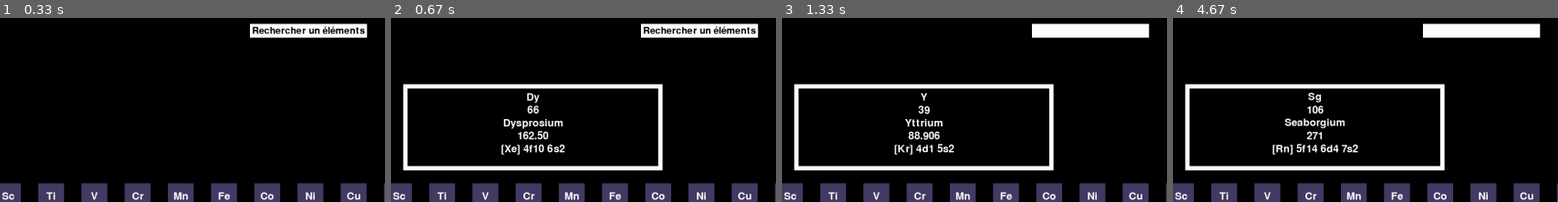
Above: before the commit, frames 1-4 (left to right).
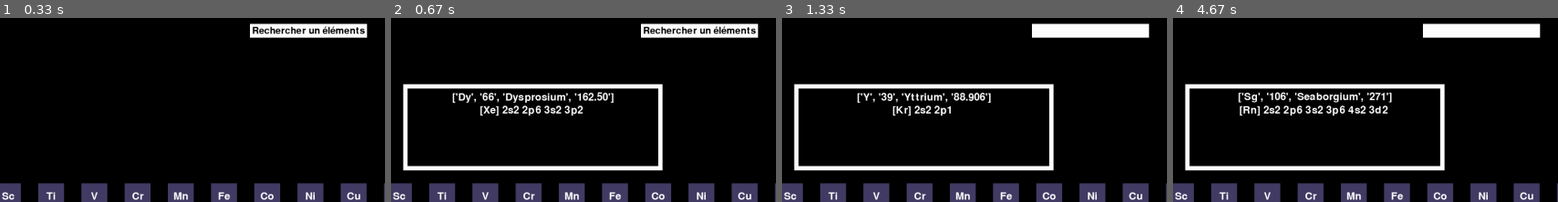
Above: after the commit, the same moments.

Repository: Dwikso/Pygame-Chimie
Game: pygame game, started from init.py
Same seed, same stepped clock (60 frames per second), same inputs: the game is played once before the commit and once after it.
Inputs (mouse positions are % of the whole screen's width and height, from its top left):
- Up to frame 1 (0.33 s): no input
- Up to frame 2 (0.67 s): press the mouse at (28, 59) at 0.37 s; move the mouse to (46, 71) at 0.47 s; release the mouse at (64, 84) at 0.6 s
- Up to frame 3 (1.33 s): click (92, 99) at 0.72 s; click (15, 54) at 1.05 s
- Up to frame 4 (4.67 s): click (53, 72) at 1.38 s; click (75, 49) at 1.72 s; press the mouse at (75, 49) at 2.03 s; move the mouse to (75, 43) at 2.13 s; release the mouse at (76, 37) at 2.27 s; press the mouse at (75, 49) at 2.37 s; move the mouse to (76, 39) at 2.47 s; release the mouse at (77, 29) at 2.6 s; press the mouse at (75, 49) at 2.7 s; move the mouse to (52, 43) at 2.8 s; release the mouse at (30, 37) at 2.93 s; click (37, 92) at 3.05 s; click (75, 42) at 3.38 s; click (90, 56) at 3.72 s; click (73, 97) at 4.05 s; click (32, 76) at 4.38 s
The pictures show only the part of the screen within x 12-62%, y 0-50%; the shares and areas given below are measured in that part.

Frame 1 is identical in both runs. In frame 2, 3.0% of the frame differs, in the area x 15-58%, y 40-75%; in frame 3, 2.3%; in frame 4, 3.3%, in the area x 16-57%, y 40-75%.

Commit message:
Suppresion des couches electroniques dans la liste elm_chimiques et ajout d'une fonction pour le trouver

Diff:
--- a/init.py
+++ b/init.py
@@ -40,124 +40,124 @@
 
 #Dico contenant tout les informations
 element_chimiques = {
-    (0, 0): ["H", "1", "Hydrogène", "1.0078", "1s1"],
-    (17, 0): ["He", "2", "Hélium", "4.0026", "1s2"],
-    (0, 1): ["Li", "3", "Lithium", "6.941", "[He] 2s1"],
-    (1, 1): ["Be", "4", "Béryllium", "9.0122", "[He] 2s1"],
-    (12, 1): ["B", "5", "Bore", "10.81", "[He] 2s2 2p1"],
-    (13, 1): ["C", "6", "Carbone", "12.011", "[He] 2s2 2p2"],
-    (14, 1): ["N", "7", "Azote", "14.007", "[He] 2s2 2p3"],
-    (15, 1): ["O", "8", "Oxygène", "15.999", "[He] 2s2 2p4"],
-    (16, 1): ["F", "9", "Fluor", "18.998", "[He] 2s2 2p5"],
-    (17, 1): ["Ne", "10", "Néon", "20.180", "[He] 2s2 2p6"],
-    (0, 2): ["Na", "11", "Sodium", "22.990", "[Ne] 3s1"],
-    (1, 2): ["Mg", "12", "Magnésium", "24.305", "[Ne] 3s2"],
-    (12, 2): ["Al", "13", "Aluminium", "26.982", "[Ne] 3s2 3p1"],
-    (13, 2): ["Si", "14", "Silicium", "28.085", "[Ne] 3s2 3p2"],
-    (14, 2): ["P", "15", "Phosphore", "30.974", "[Ne] 3s2 3p3"],
-    (15, 2): ["S", "16", "Soufre", "32.06", "[Ne] 3s2 3p4"],
-    (16, 2): ["Cl", "17", "Chlore", "35.45", "[Ne] 3s2 3p5"],
-    (17, 2): ["Ar", "18", "Argon", "39.948", "[Ne] 3s2 3p6"],
-    (0, 3): ["K", "19", "Potassium", "39.098", "[Ar] 4s1"],
-    (1, 3): ["Ca", "20", "Calcium", "40.078", "[Ar] 4s2"],
-    (2, 3): ["Sc", "21", "Scandium", "44.956", "[Ar] 3d1 4s2"],
-    (3, 3): ["Ti", "22", "Titane", "47.867", "[Ar] 3d2 4s2"],
-    (4, 3): ["V", "23", "Vanadium", "50.942", "[Ar] 3d3 4s2"],
-    (5, 3): ["Cr", "24", "Chrome", "51.996", "[Ar] 3d4 4s2"],
-    (6, 3): ["Mn", "25", "Manganèse", "54.938", "[Ar] 3d5 4s2"],
-    (7, 3): ["Fe", "26", "Fer", "55.845", "[Ar] 3d6 4s2"],
-    (8, 3): ["Co", "27", "Cobalt", "58.933", "[Ar] 3d7 4s2"],
-    (9, 3): ["Ni", "28", "Nickel", "58.693", "[Ar] 3d8 4s2"],
-    (10, 3): ["Cu", "29", "Cuivre", "63.546", "[Ar] 3d9 4s2"],
-    (11, 3): ["Zn", "30", "Zinc", "65.38", "[Ar] 3d10 4s2"],
-    (12, 3): ["Ga", "31", "Gallium", "69.723", "[Ar] 3d10 4s2 4p1"],
-    (13, 3): ["Ge", "32", "Germanium", "72.630", "[Ar] 3d10 4s2 4p2"],
-    (14, 3): ["As", "33", "Arsenic", "74.922", "[Ar] 3d10 4s2 4p3"],
-    (15, 3): ["Se", "34", "Sélénium", "78.971", "[Ar] 3d10 4s2 4p4"],
-    (16, 3): ["Br", "35", "Brome", "79.904", "[Ar] 3d10 4s2 4p5"],
-    (17, 3): ["Kr", "36", "Krypton", "83.798", "[Ar] 3d10 4s2 4p6"],
-    (0, 4): ["Rb", "37", "Rubidium", "85.468", "[Kr] 5s1"],
-    (1, 4): ["Sr", "38", "Strontium", "87.62", "[Kr] 5s2"],
-    (2, 4): ["Y", "39", "Yttrium", "88.906", "[Kr] 4d1 5s2"],
-    (3, 4): ["Zr", "40", "Zirconium", "91.224", "[Kr] 4d2 5s2"],
-    (4, 4): ["Nb", "41", "Niobium", "92.906", "[Kr] 4d3 5s2"],
-    (5, 4): ["Mo", "42", "Molybdène", "95.95", "[Kr] 4d4 5s2"],
-    (6, 4): ["Tc", "43", "Technétium", "98", "[Kr] 4d5 5s2"],
-    (7, 4): ["Ru", "44", "Ruthénium", "101.07", "[Kr] 4d6 5s2"],
-    (8, 4): ["Rh", "45", "Rhodium", "102.91", "[Kr] 4d7 5s2"],
-    (9, 4): ["Pd", "46", "Palladium", "106.42", "[Kr] 4d8 5s2"],
-    (10, 4): ["Ag", "47", "Argent", "107.87", "[Kr] 4d9 5s2"],
-    (11, 4): ["Cd", "48", "Cadmium", "112.41", "[Kr] 4d10 5s2"],
-    (12, 4): ["In", "49", "Indium", "114.82", "[Kr] 4d10 5s2 5p1"],
-    (13, 4): ["Sn", "50", "Étain", "118.71", "[Kr] 4d10 5s2 5p2"],
-    (14, 4): ["Sb", "51", "Antimoine", "121.76", "[Kr] 4d10 5s2 5p3"],
-    (15, 4): ["Te", "52", "Tellure", "127.60", "[Kr] 4d10 5s2 5p4"],
-    (16, 4): ["I", "53", "Iode", "126.90", "[Kr] 4d10 5s2 5p5"],
-    (17, 4): ["Xe", "54", "Xénon", "131.29", "[Kr] 4d10 5s2 5p6"],
-    (0, 5): ["Cs", "55", "Césium", "132.91", "[Xe] 6s1"],
-    (1, 5): ["Ba", "56", "Baryum", "137.33", "[Xe] 6s2"],
-    (2, 7): ["La", "57", "Lanthane", "138.91", "[Xe] 5d1 6s2"],
-    (3, 5): ["Hf", "72", "Hafnium", "178.49", "[Xe] 4f14 5d2 6s2"],
-    (4, 5): ["Ta", "73", "Tantale", "180.95", "[Xe] 4f14 5d3 6s2"],
-    (5, 5): ["W", "74", "Tungstène", "183.84", "[Xe] 4f14 5d4 6s2"],
-    (6, 5): ["Re", "75", "Rhénium", "186.21", "[Xe] 4f14 5d5 6s2"],
-    (7, 5): ["Os", "76", "Osmium", "190.23", "[Xe] 4f14 5d6 6s2"],
-    (8, 5): ["Ir", "77", "Iridium", "192.22", "[Xe] 4f14 5d7 6s2"],
-    (9, 5): ["Pt", "78", "Platine", "195.08", "[Xe] 4f14 5d9 6s1"],
-    (10, 5): ["Au", "79", "Or", "196.97", "[Xe] 4f14 5d10 6s1"],
-    (11, 5): ["Hg", "80", "Mercure", "200.59", "[Xe] 4f14 5d10 6s2"],
-    (12, 5): ["Ti", "81", "Thallium", "204.38", "[Xe] 4f14 5d10 6s2 6p1"],
-    (13, 5): ["Pb", "82", "Plomb", "207.2", "[Xe] 4f14 5d10 6s2 6p2"],
-    (14, 5): ["Bi", "83", "Bismuth", "208.98", "[Xe] 4f14 5d10 6s2 6p3"],
-    (15, 5): ["Po", "84", "Polonium", "209", "[Xe] 4f14 5d10 6s2 6p4"],
-    (16, 5): ["At", "85", "Astate", "210", "[Xe] 4f14 5d10 6s2 6p5"],
-    (17, 5): ["Rn", "86", "Radon", "222", "[Xe] 4f14 5d10 6s2 6p⁶6"],
-    (0, 6): ["Fr", "87", "Francium", "223", "[Rn] 7s1"],
-    (1, 6): ["Ra", "88", "Radium", "226", "[Rn] 7s2"],
-    (2, 8): ["Ac", "89", "Actinium", "227", "[Rn] 6d1 7s2"],
-    (3, 6): ["Rf", "104", "Rutherfordium", "267", "[Rn] 5f14 6d2 7s2"],
-    (4, 6): ["Db", "105", "Dubnium", "270", "[Rn] 5f14 6d3 7s2"],
-    (5, 6): ["Sg", "106", "Seaborgium", "271", "[Rn] 5f14 6d4 7s2"],
-    (6, 6): ["Bh", "107", "Bohrium", "270", "[Rn] 5f14 6d5 7s2"],
-    (7, 6): ["Hs", "108", "Hassium", "277", "[Rn] 5f14 6d6 7s2"],
-    (8, 6): ["Mt", "109", "Meitnerium", "276", "[Rn] 5f14 6d7 7s2"],
-    (9, 6): ["Ds", "110", "Darmstadtium", "281", "[Rn] 5f14 6d8 7s2"],
-    (10, 6): ["Rg", "111", "Roentgenium", "280", "[Rn] 5f14 6d10 7s1"],
-    (11, 6): ["Cn", "112", "Copernicium", "285", "[Rn] 5f14 6d10 7s2"],
-    (12, 6): ["Nh", "113", "Nihonium", "284", "[Rn] 5f14 6d10 7s2 7p1"],
-    (13, 6): ["Fl", "114", "Flerovium", "289", "[Rn] 5f14 6d10 7s2 7p2"],
-    (14, 6): ["Mc", "115", "Moscovium", "288", "[Rn] 5f14 6d10 7s2 7p3"],
-    (15, 6): ["Lv", "116", "Livermorium", "293", "[Rn] 5f14 6d10 7s2 7p4"],
-    (16, 6): ["Ts", "117", "Tennessine", "294", "[Rn] 5f14 6d10 7s2 7p5"],
-    (17, 6): ["Og", "118", "Oganesson", "294", "[Rn] 5f14 6d10 7s2 7p⁶"],
-    (3, 7): ["Ce", "58", "Cérium", "140.12", "[Xe] 4f1 5d1 6s2"],
-    (4, 7): ["Pr", "59", "Praséodyme", "140.91", "[Xe] 4f3 6s2"],
-    (5, 7): ["Nd", "60", "Néodyme", "144.24", "[Xe] 4f4 6s2"],
-    (6, 7): ["Pm", "61", "Prométhium", "145", "[Xe] 4f5 6s2"],
-    (7, 7): ["Sm", "62", "Samarium", "150.36", "[Xe] 4f6 6s2"],
-    (8, 7): ["Eu", "63", "Europium", "151.96", "[Xe] 4f7 6s2"],
-    (9, 7): ["Gd", "64", "Gadolinium", "157.25", "[Xe] 4f7 5d1 6s2"],
-    (10, 7): ["Tb", "65", "Terbium", "158.93", "[Xe] 4f9 6s2"],
-    (11, 7): ["Dy", "66", "Dysprosium", "162.50", "[Xe] 4f10 6s2"],
-    (12, 7): ["Ho", "67", "Holmium", "164.93", "[Xe] 4f14 6s2"],
-    (13, 7): ["Er", "68", "Erbium", "167.26", "[Xe] 4f12 6s2"],
-    (14, 7): ["Tm", "69", "Thulium", "168.93", "[Xe] 4f13 6s2"],
-    (15, 7): ["Yb", "70", "Ytterbium", "173.04", "[Xe] 4f14 6s2"],
-    (16, 7): ["Lu", "71", "Lutécium", "174.97", "[Xe] 4f14 5d1 6s2"],
-    (3, 8): ["Th", "90", "Thorium", "232.04", "[Rn] 6d2 7s2"],
-    (4, 8): ["Pa", "91", "Protactinium", "231.04", "[Rn] 5f2 6d1 7s2"],
-    (5, 8): ["U", "92", "Uranium", "238.03", "[Rn] 5f3 6d1 7s2"],
-    (6, 8): ["Np", "93", "Neptunium", "237", "[Rn] 5f4 6d1 7s2"],
-    (7, 8): ["Pu", "94", "Plutonium", "244", "[Rn] 5f5 6d1 7s2"],
-    (8, 8): ["Am", "95", "Américium", "243", "[Rn] 5f6 6d1 7s2"],
-    (9, 8): ["Cm", "96", "Curium", "247", "[Rn] 5f7 6d1 7s2"],
-    (10, 8): ["Bk", "97", "Berkélium", "247", "[Rn] 5f9 6d1 7s2"],
-    (11, 8): ["Cf", "98", "Californium", "251", "[Rn] 5f10 6d1 7s2"],
-    (12, 8): ["Es", "99", "Einsteinium", "252", "[Rn] 5f11 6d1 7s2"],
-    (13, 8): ["Fm", "100", "Fermium", "257", "[Rn] 5f12 6d1 7s2"],
-    (14, 8): ["Md", "101", "Mendélévium", "258", "[Rn] 5f12 6d1 7s1"],
-    (15, 8): ["No", "102", "Nobélium", "259", "[Rn] 5f14 6d1 7s2"],
-    (16, 8): ["Lr", "103", "Lawrencium", "262", "[Rn] 5f14 6d1 7s2 7p1"],
+    (0, 0): ["H", "1", "Hydrogène", "1.0078"],
+    (17, 0): ["He", "2", "Hélium", "4.0026"],
+    (0, 1): ["Li", "3", "Lithium", "6.941"],
+    (1, 1): ["Be", "4", "Béryllium", "9.0122"],
+    (12, 1): ["B", "5", "Bore", "10.81"],
+    (13, 1): ["C", "6", "Carbone", "12.011"],
+    (14, 1): ["N", "7", "Azote", "14.007"],
+    (15, 1): ["O", "8", "Oxygène", "15.999"],
+    (16, 1): ["F", "9", "Fluor", "18.998"],
+    (17, 1): ["Ne", "10", "Néon", "20.180"],
+    (0, 2): ["Na", "11", "Sodium", "22.990"],
+    (1, 2): ["Mg", "12", "Magnésium", "24.305"],
+    (12, 2): ["Al", "13", "Aluminium", "26.982"],
+    (13, 2): ["Si", "14", "Silicium", "28.085"],
+    (14, 2): ["P", "15", "Phosphore", "30.974"],
+    (15, 2): ["S", "16", "Soufre", "32.06"],
+    (16, 2): ["Cl", "17", "Chlore", "35.45"],
+    (17, 2): ["Ar", "18", "Argon", "39.948"],
+    (0, 3): ["K", "19", "Potassium", "39.098"],
+    (1, 3): ["Ca", "20", "Calcium", "40.078"],
+    (2, 3): ["Sc", "21", "Scandium", "44.956"],
+    (3, 3): ["Ti", "22", "Titane", "47.867"],
+    (4, 3): ["V", "23", "Vanadium", "50.942"],
+    (5, 3): ["Cr", "24", "Chrome", "51.996"],
+    (6, 3): ["Mn", "25", "Manganèse", "54.938"],
+    (7, 3): ["Fe", "26", "Fer", "55.845"],
+    (8, 3): ["Co", "27", "Cobalt", "58.933"],
+    (9, 3): ["Ni", "28", "Nickel", "58.693"],
+    (10, 3): ["Cu", "29", "Cuivre", "63.546"],
+    (11, 3): ["Zn", "30", "Zinc", "65.38"],
+    (12, 3): ["Ga", "31", "Gallium", "69.723"],
+    (13, 3): ["Ge", "32", "Germanium", "72.630"],
+    (14, 3): ["As", "33", "Arsenic", "74.922"],
+    (15, 3): ["Se", "34", "Sélénium", "78.971"],
+    (16, 3): ["Br", "35", "Brome", "79.904"],
+    (17, 3): ["Kr", "36", "Krypton", "83.798"],
+    (0, 4): ["Rb", "37", "Rubidium", "85.468"],
+    (1, 4): ["Sr", "38", "Strontium", "87.62"],
+    (2, 4): ["Y", "39", "Yttrium", "88.906"],
+    (3, 4): ["Zr", "40", "Zirconium", "91.224"],
+    (4, 4): ["Nb", "41", "Niobium", "92.906"],
+    (5, 4): ["Mo", "42", "Molybdène", "95.95"],
+    (6, 4): ["Tc", "43", "Technétium", "98"],
+    (7, 4): ["Ru", "44", "Ruthénium", "101.07"],
+    (8, 4): ["Rh", "45", "Rhodium", "102.91"],
+    (9, 4): ["Pd", "46", "Palladium", "106.42"],
+    (10, 4): ["Ag", "47", "Argent", "107.87"],
+    (11, 4): ["Cd", "48", "Cadmium", "112.41"],
+    (12, 4): ["In", "49", "Indium", "114.82"],
+    (13, 4): ["Sn", "50", "Étain", "118.71"],
+    (14, 4): ["Sb", "51", "Antimoine", "121.76"],
+    (15, 4): ["Te", "52", "Tellure", "127.60"],
+    (16, 4): ["I", "53", "Iode", "126.90"],
+    (17, 4): ["Xe", "54", "Xénon", "131.29"],
+    (0, 5): ["Cs", "55", "Césium", "132.91"],
+    (1, 5): ["Ba", "56", "Baryum", "137.33"],
+    (2, 7): ["La", "57", "Lanthane", "138.91"],
+    (3, 5): ["Hf", "72", "Hafnium", "178.49"],
+    (4, 5): ["Ta", "73", "Tantale", "180.95"],
+    (5, 5): ["W", "74", "Tungstène", "183.84"],
+    (6, 5): ["Re", "75", "Rhénium", "186.21"],
+    (7, 5): ["Os", "76", "Osmium", "190.23"],
+    (8, 5): ["Ir", "77", "Iridium", "192.22"],
+    (9, 5): ["Pt", "78", "Platine", "195.08"],
+    (10, 5): ["Au", "79", "Or", "196.97"],
+    (11, 5): ["Hg", "80", "Mercure", "200.59"],
+    (12, 5): ["Ti", "81", "Thallium", "204.38"],
+    (13, 5): ["Pb", "82", "Plomb", "207.2"],
+    (14, 5): ["Bi", "83", "Bismuth", "208.98"],
+    (15, 5): ["Po", "84", "Polonium", "209"],
+    (16, 5): ["At", "85", "Astate", "210"],
+    (17, 5): ["Rn", "86", "Radon", "222"],
+    (0, 6): ["Fr", "87", "Francium", "223"],
+    (1, 6): ["Ra", "88", "Radium", "226"],
+    (2, 8): ["Ac", "89", "Actinium", "227"],
+    (3, 6): ["Rf", "104", "Rutherfordium","267"],
+    (4, 6): ["Db", "105", "Dubnium", "270"],
+    (5, 6): ["Sg", "106", "Seaborgium", "271"],
+    (6, 6): ["Bh", "107", "Bohrium", "270"],
+    (7, 6): ["Hs", "108", "Hassium", "277"],
+    (8, 6): ["Mt", "109", "Meitnerium", "276"],
+    (9, 6): ["Ds", "110", "Darmstadtium", "281"],
+    (10, 6): ["Rg", "111", "Roentgenium", "280"],
+    (11, 6): ["Cn", "112", "Copernicium", "285"],
+    (12, 6): ["Nh", "113", "Nihonium", "284"],
+    (13, 6): ["Fl", "114", "Flerovium", "289"],
+    (14, 6): ["Mc", "115", "Moscovium", "288"],
+    (15, 6): ["Lv", "116", "Livermorium", "293"],
+    (16, 6): ["Ts", "117", "Tennessine", "294"],
+    (17, 6): ["Og", "118", "Oganesson", "294"],
+    (3, 7): ["Ce", "58", "Cérium", "140.12"],
+    (4, 7): ["Pr", "59", "Praséodyme", "140.91"],
+    (5, 7): ["Nd", "60", "Néodyme", "144.24"],
+    (6, 7): ["Pm", "61", "Prométhium", "145"],
+    (7, 7): ["Sm", "62", "Samarium", "150.36"],
+    (8, 7): ["Eu", "63", "Europium", "151.96"],
+    (9, 7): ["Gd", "64", "Gadolinium", "157.25"],
+    (10, 7): ["Tb", "65", "Terbium", "158.93"],
+    (11, 7): ["Dy", "66", "Dysprosium", "162.50"],
+    (12, 7): ["Ho", "67", "Holmium", "164.93"],
+    (13, 7): ["Er", "68", "Erbium", "167.26"],
+    (14, 7): ["Tm", "69", "Thulium", "168.93"],
+    (15, 7): ["Yb", "70", "Ytterbium", "173.04"],
+    (16, 7): ["Lu", "71", "Lutécium", "174.97"],
+    (3, 8): ["Th", "90", "Thorium", "232.04"],
+    (4, 8): ["Pa", "91", "Protactinium", "231.04"],
+    (5, 8): ["U", "92", "Uranium", "238.03"],
+    (6, 8): ["Np", "93", "Neptunium", "237"],
+    (7, 8): ["Pu", "94", "Plutonium", "244"],
+    (8, 8): ["Am", "95", "Américium", "243"],
+    (9, 8): ["Cm", "96", "Curium", "247"],
+    (10, 8): ["Bk", "97", "Berkélium", "247"],
+    (11, 8): ["Cf", "98", "Californium", "251"],
+    (12, 8): ["Es", "99", "Einsteinium", "252"],
+    (13, 8): ["Fm", "100", "Fermium", "257"],
+    (14, 8): ["Md", "101", "Mendélévium", "258"],
+    (15, 8): ["No", "102", "Nobélium", "259"],
+    (16, 8): ["Lr", "103", "Lawrencium", "262"],
 }
 
 def dessine_tableau():
@@ -204,6 +204,7 @@
             else:
                 elm_poids = ""
 
+
             text_surface = font_poids.render(elm_poids, True, (255, 255, 255))
 
             text_rect = text_surface.get_rect()
@@ -228,6 +229,7 @@
 def informations_sup(souris_pos, dic):
     """
     Verifie si quand il y a survol sur un rectangle l'element est dans element_chimiques
+    est recuperer toutes les information les concernant
     souris_pos -> int
     dic -> dic
     """
@@ -235,10 +237,11 @@
     cle = (i, j)
     if cle in dic:
         value = dic[cle]
-        return value
+        symbole = dic[cle][0]
+        config = get_config(symbole)
+        return value, config
     else:
         return None
-
 
 def affiche_rect(infos):
     """
@@ -253,7 +256,7 @@
         y = 190
 
         for info in infos:
-            text_surface = font.render(info, True, white)
+            text_surface = font.render(str(info), True, white)
             text_rect = text_surface.get_rect()
             text_rect.center = (550, y)
             screen.blit(text_surface, text_rect)
@@ -271,9 +274,88 @@
     search_rect.w = max(100, text_surface.get_width()+10)
     active = False
 
+def electron_core(n,x):
+    electron_config = ""
+    electrons_remaining = n
+    orbitals = [
+    ("1s", 2),
+    ("2s", 2),
+    ("2p", 6),
+    ("3s", 2),
+    ("3p", 6),
+    ("4s", 2),
+    ("3d", 10),
+    ("4p", 6),
+    ("5s", 2),
+    ("4d", 10),
+    ("5p", 6),
+    ("6s", 2),
+    ("4f", 14),
+    ("5d", 10),
+    ("6p", 6),
+    ("7s", 2),
+    ("5f", 14),
+    ("6d", 10),
+    ("7p", 6),
+    ]
+
+    for y in range(0,x):
+        orbitals.pop(0)
+
+        for orbital, max_electrons in orbitals:
+            if electrons_remaining <= 0:
+                break
+            if electrons_remaining < max_electrons:
+                electron_config += f"{orbital}{electrons_remaining} "
+                electrons_remaining = 0
+            else:
+                electron_config += f"{orbital}{max_electrons} "
+                electrons_remaining -= max_electrons
+    return electron_config
+
+def electron_configuration(Z):
+    couches=["[He] ","[Ne] ","[Ar] ","[Kr] ","[Xe] ","[Rn] "]
+    if (Z<=2) :
+        n=Z
+        couche=electron_core(n,0)
+    elif (Z>2 and Z<=10) :
+        n=Z-2
+        couche = couches[0]+electron_core(n,1)
+    elif (Z>10 and Z<=18) :
+        n=Z-10
+        couche = couches[1]+electron_core(n,3)
+    elif (Z>18 and Z<=36) :
+        n=Z-18
+        couche = couches[2]+electron_core(n,6)
+    elif (Z>36 and Z<=54) :
+        n=Z-36
+        couche = couches[3]+electron_core(n,9)
+    elif (Z>54 and Z<=86) :
+        n=Z-54
+        couche = couches[4]+electron_core(n,12)
+    elif (Z>86 and Z<=118) :
+        n=Z-86
+        couche = couches[5]+electron_core(n,1)
+    return couche
+
+
+
+def get_config(element):
+    """
+    Verifi si un element est dans le dictionnaire
+    dictionnaire -> {[list]}
+    element -> str
+    """
+    for infos in element_chimiques.values():
+        symbole = infos[0]
+        numero_atomique = int(infos[1])
+        if element == symbole:
+            couche_electronique = electron_configuration(numero_atomique)
+            return str(couche_electronique)
+
 def recherche_elm(texte):
     """
-    Verifie que l'element/symbole/mot rerchercher dans le dico element_chimiques
+    Verifie que l'element/symbole/mot rerchercher est dans le dico element_chimiques
     ensuite l'ajoute dans la liste puis affiche tout les rectangle qui contient soit le mots/symbole si il y en a plusieurs
     texte -> str
     """
@@ -283,7 +365,7 @@
         if texte.lower() in details[0].lower() or texte.lower() in details[2].lower():
             resultats_recherche.append(coords)
 
-    for coords, details in element_chimiques.items():
+
         if coords in resultats_recherche:
             pygame.draw.rect(screen, rouge_fonce, (10 + coords[0] * 100, 150 + coords[1] * 80, 60, 60))
             text_surface = font_element.render(element_chimiques[coords][0], True, white)
@@ -297,9 +379,11 @@
         else:
             pygame.draw.rect(screen, black, (10 + coords[0] * 100, 150 + coords[1] * 80, 60, 60))
 
+
+
+
 #Propriete tableau
 screen.fill(black)
-
 #Affiche la tableau
 dessine_tableau()
 
@@ -312,6 +396,7 @@
             run = False
         if event.type == pygame.MOUSEMOTION:
             souris_pos = pygame.mouse.get_pos()
+            #infos = informations_sup(souris_pos, element_chimiques)
             infos = informations_sup(souris_pos, element_chimiques)
             coords = ((souris_pos[0] - 10) // 100, (souris_pos[1] - 150) // 80)
             if infos and screen.get_at((10 + coords[0] * 100 + 30, 150 + coords[1] * 80 + 30)) != black: #Evite que si des rectangle sont passer en noir il puisse interagir avec la souris
--- /dev/null
+++ b/test.py
@@ -0,0 +1,8 @@
+dico = {'a': [1,2,3], 'b': [4,5,6], 'c': [7,8,9]}
+
+test = []
+
+for liste in dico.values():
+    test.append(liste)
+
+print(liste)
